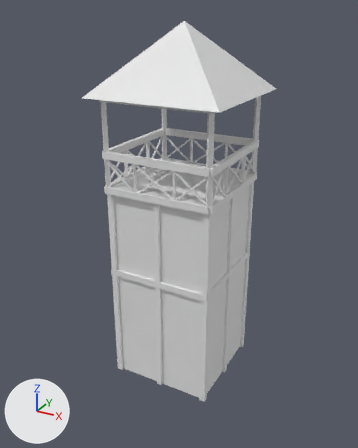
Two versions of the COLLADA model art/meshes/structural/caro_wall_tower.dae, one commit apart.
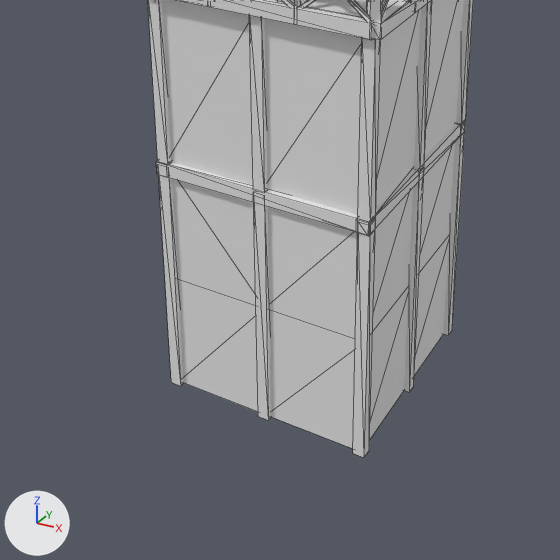
Each version is shown whole from a camera (50 mm lens) standing at (14.9, -27.7, 23.4) and looking at (-0.3, -0.1, 9.6), then close up on the part from 11% to 82% of the width and 44% to 100% of the height. Lighting does not change. The marker at lower left points along +X, +Y and +Z. The close-ups show mesh edges as thin lines. Where no turn or scale is listed for an object, it has been applied to the vertices. Vertices at the same position are counted once.

Script lines for the objects in view, before the commit:
```python
me_cube_002 = bpy.data.meshes.new('Cube.002')
me_cube_002.from_pydata(...)  # 675 vertices, 796 faces; spans x -4.4..4.5, y -4.5..4.4, z -1.6..22.7
ob_sentry_tower_001 = bpy.data.objects.new('Sentry_tower_001', me_cube_002)
ob_sentry_tower_001.location = (0.0, 0.0, 0.0)
```
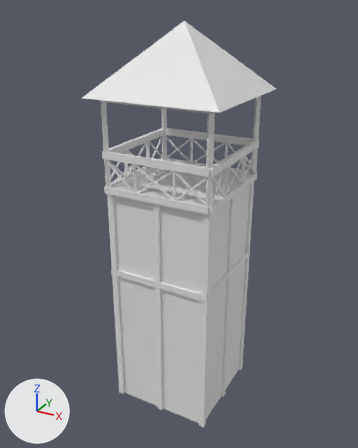
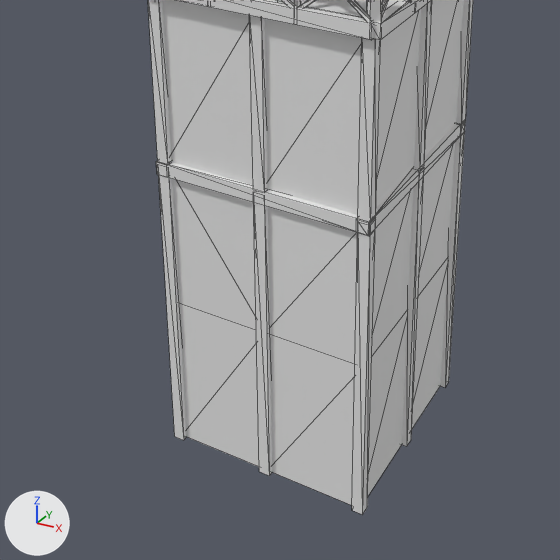
The newer file is also turned or shifted as a whole; pictures and numbers use the older file's frame.

Changed parts and their boxes (x1, y1, x2, y2) in the close-ups (560 x 560 px; the box of a moved part takes in the faces that stretch with it):
'Sentry_tower_001', reshaped
    before: (148, 0, 473, 458)
    after: (148, 0, 473, 515)
part 1 of me_cube_002, moved or reshaped
    before: (158, 124, 465, 458)
    after: (158, 124, 465, 515)

The edits, one by one:
me_cube_002 has 675 vertices, 796 faces and spans x -4.4..4.5, y -4.5..4.4, z -1.6..22.7.
me_cube_002 is used by ob_sentry_tower_001; location (0.0, 0.0, 0.0).
me_cube_002 part 1: all 58 vertices in x -3.6..3.6, y -3.6..3.6, z -1.6..2.6 are scaled about their middle by (1, 1, 1.34), then moved by (0.0, 0.0, -1.6).
